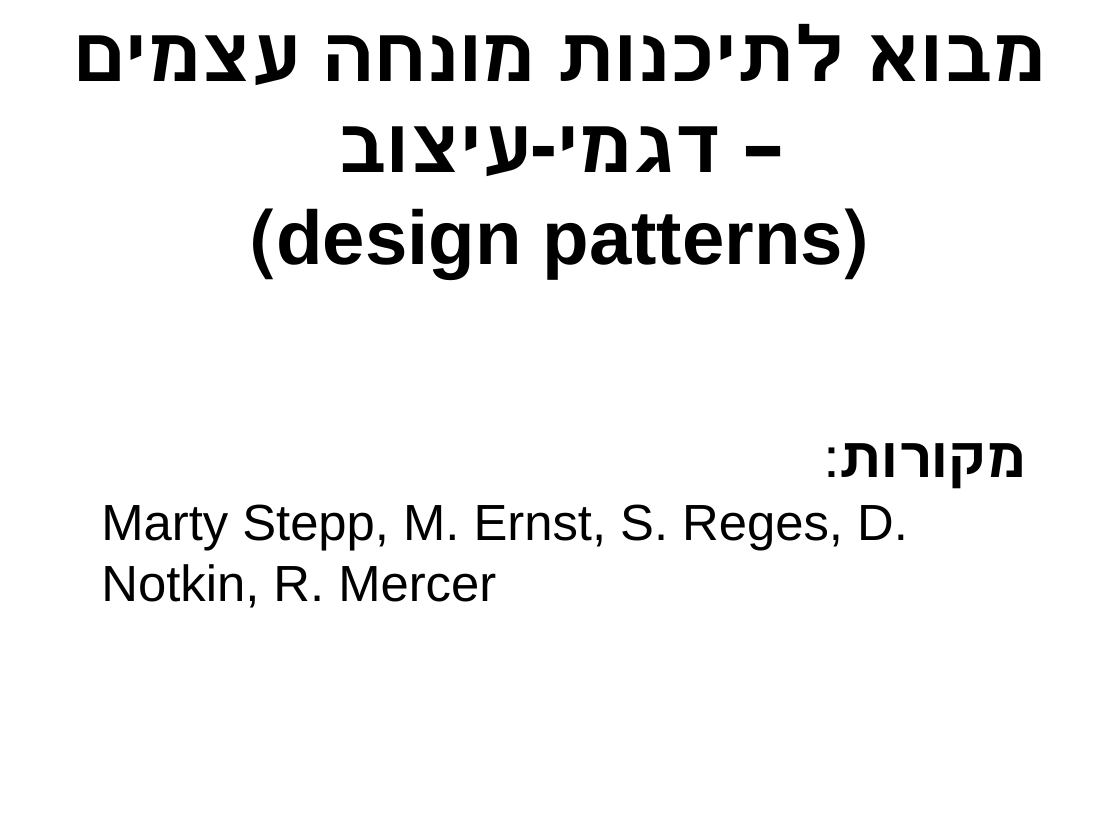
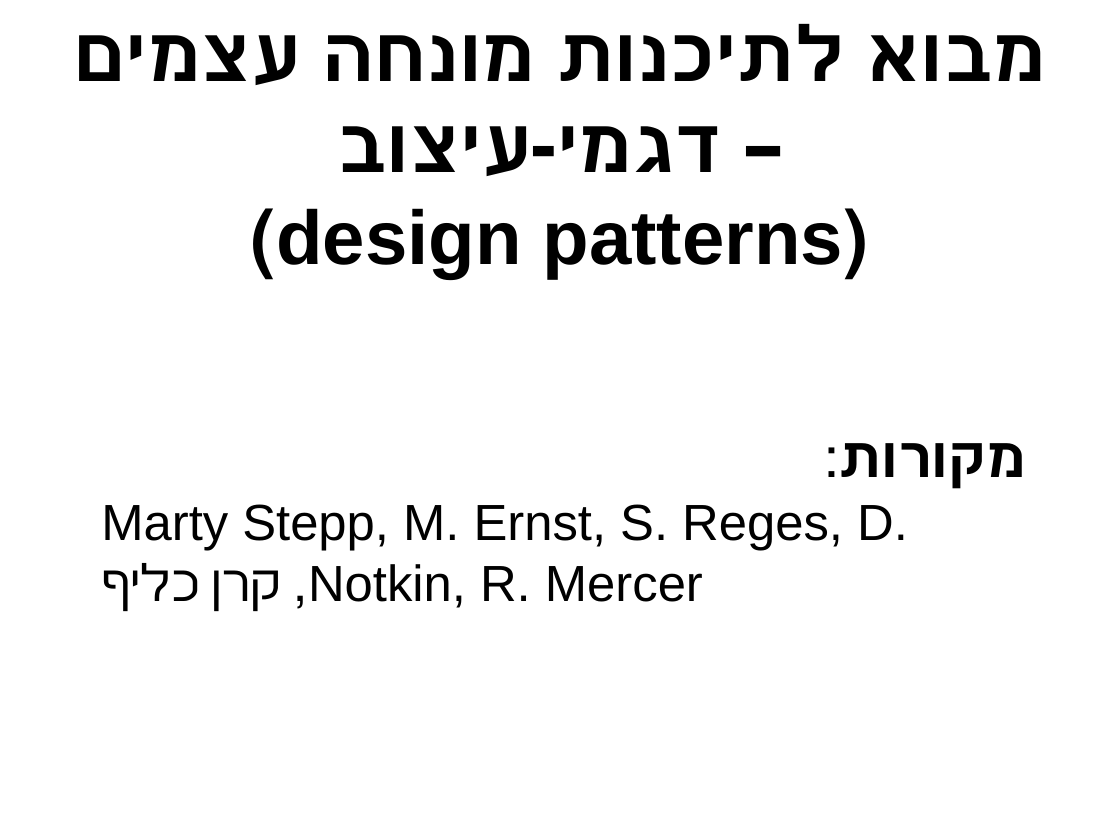
Before and after one commit to erelsgl-at-ariel/oop-5778, a slide deck: slide 1 of week12-designpatterns/slides.odp. Drawn at 1120x840 pixels with LibreOffice and Linux fonts; fonts in the diff are those of the drawing. Boxes give left, top, right and bottom in pixels: in the first picture for what was removed or moved away, otherwise in the second. Text is boxed around its words. In the diff, an @@ line names an element or a change of style, - is before the commit and + after.

```diff
--- a/week12-designpatterns/slides.odp
+++ b/week12-designpatterns/slides.odp
@@ text at <box>101,504,908,608</box>: text changed @@
-Marty Stepp, M. Ernst, S. Reges, D. Notkin, R. Mercer
+Marty Stepp, M. Ernst, S. Reges, D. Notkin, R. Mercer, קרן כליף
```
Also in this commit, not shown: 2 other slides changed, 2 other files.
